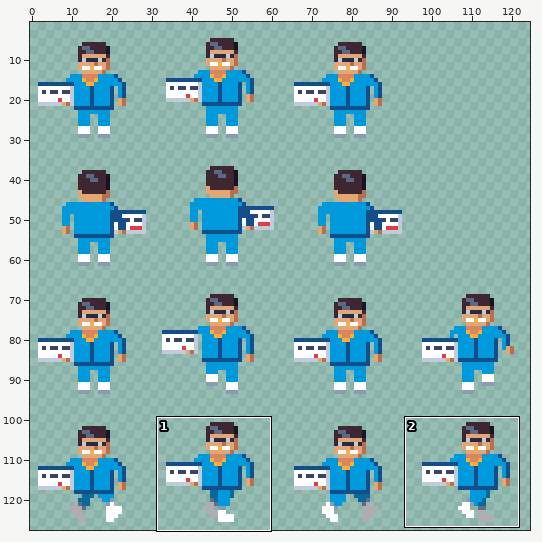
Two states of a pixel-art file, assets/textures/characters/lottovoittaja_32.aseprite. Above: a wide view before the commit, with the close-up outlined.
Close-up. The starting point:
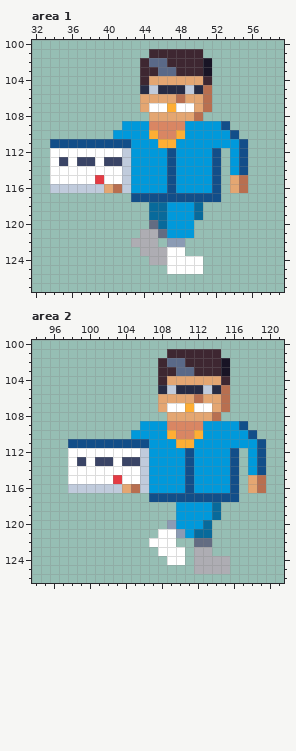
128x128 pixels, 1 frame. Shown: area 1: x 32..59, y 100..127; area 2: x 94..121, y 100..126. The wide view leaves out empty margins.
And afterwards:
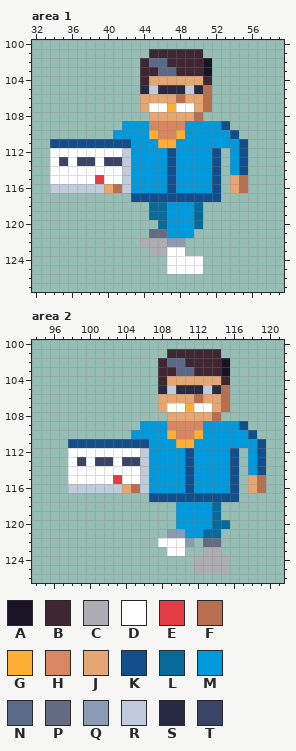
Palette (. is transparent): A #181425  B #3e2731  C #aeadb3  D #ffffff  E #e43b44  F #b86f50  G #feae34  H #d98663  J #e4a672  K #124e89  L #086a9b  M #0099db  N #5a6988  P #636c82  Q #8b9bb4  R #c0cbdc  S #262b44  T #3a4466
The exact change:
Area 1:
Colour C now appears in row 122 at x 46.
Colour L now appears in row 120 at x 50.
The author changed colour C to colour P in row 121 at x 45.
The edit erases colour C in row 121 at x 44; in row 122 at x 43; in row 123 at x 44; in row 124 at x 45 to 46.
The edit erases colour P in row 120 at x 45.
Area 2:
Colour C now appears in row 123 at x 114.
Colour D now appears in row 122 at x 110.
Colour L now appears in row 120 at x 114 to 115; in row 121 at x 114.
The author changed colour L to colour M in row 120 at x 113; in row 121 at x 112.
Colour P now appears in row 122 at x 114.
Colour Q now appears in row 122 at x 111.
The author changed colour D to colour Q in row 121 at x 109.
The edit erases colour C in row 123 at x 112.
The edit erases colour D in row 121 at x 108; in row 122 at x 107; in row 123 at x 108; in row 124 at x 109 to 110.
The edit erases colour P in row 122 at x 112.
The edit erases colour Q in row 120 at x 109.
Boxes around the changes in both close-ups, in picture pixels (x1, y1, x2, y2):
changed: (131, 220, 167, 265)
added: (194, 220, 203, 229)
changed: (149, 520, 230, 565)
